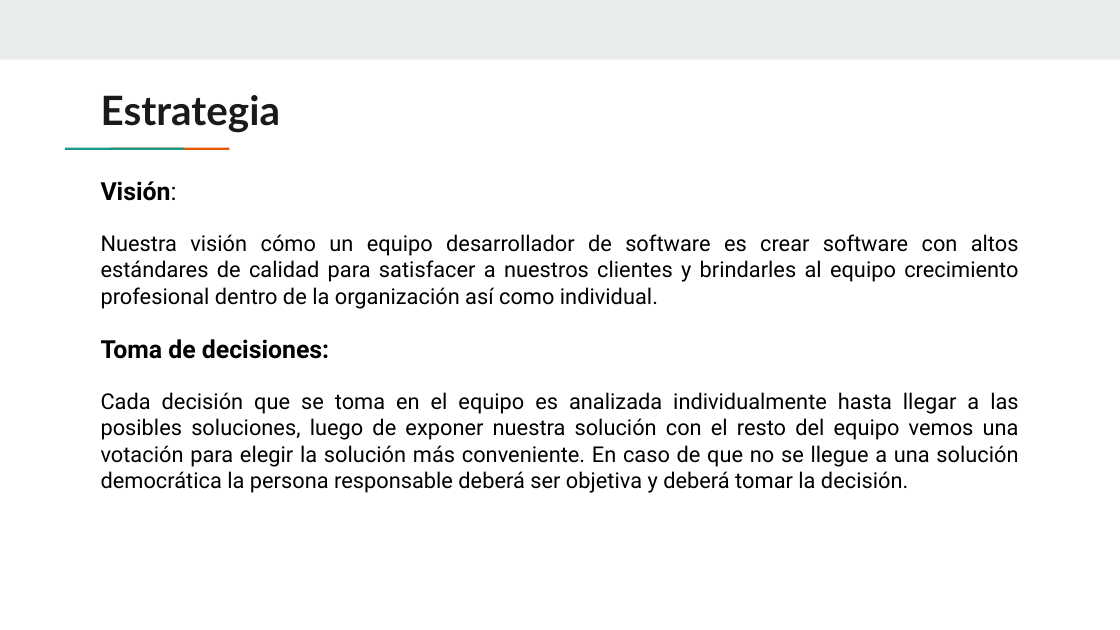
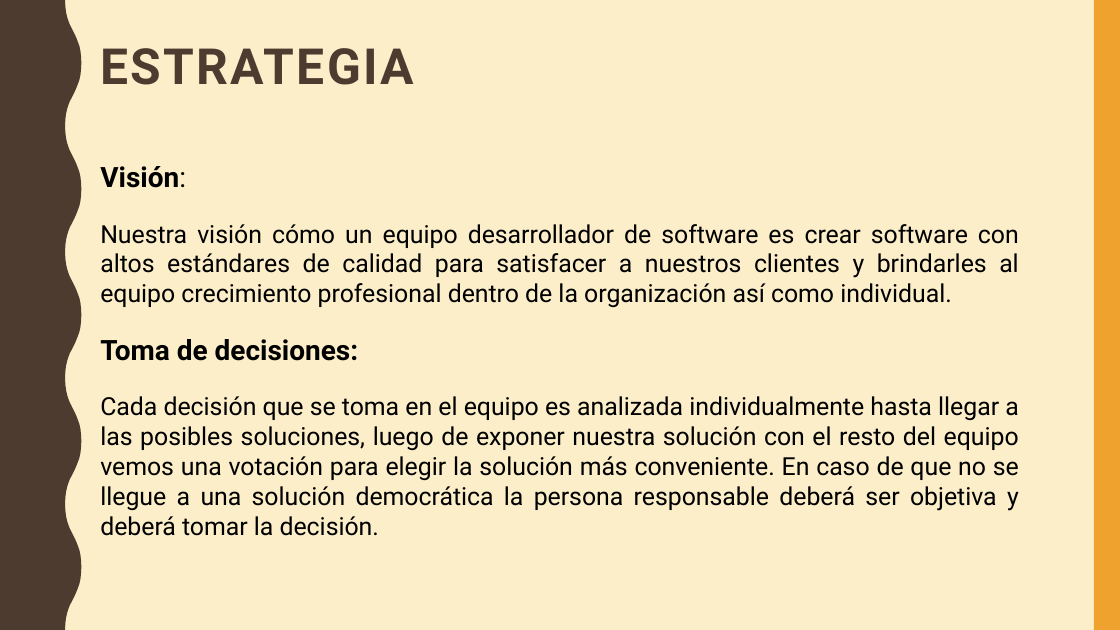
Before and after one commit to lagis/DEUV, a slide deck: slide 2 of Estrategia de equipo de alto desempeño.pptx. Drawn at 1120x630 pixels with LibreOffice and Linux fonts; fonts in the diff are those of the drawing. Boxes give left, top, right and bottom in pixels: in the first picture for what was removed or moved away, otherwise in the second. Text is boxed around its words. In the diff, an @@ line names an element or a change of style, - is before the commit and + after.

Commit message:
Equipo del alto rendimiento

```diff
--- a/Estrategia de equipo de alto desempeño.pptx
+++ b/Estrategia de equipo de alto desempeño.pptx
@@ background #FFFFFF to #FBEEC9 @@
@@ rectangle removed at [0,0,1120,59] @@
@@ freeform shape added at [0,0,82,629], fill #4E3B30 @@
@@ rectangle added at [1094,0,1120,629], fill #F0A22E @@
@@ title at [100,48,414,85]: text changed; size 26 to 32 pt; font Lato to Roboto; text colour #1A1A1A to #4E3B30 @@
-Estrategia
+ESTRATEGIA
@@ text "Visión:": place and size @@
-text "Visión:" at [101,181,1019,493]
+text "Visión:" at [100,166,1019,536]
@@ text "Visión:" at [100,166,1019,536]: size 16 to 18 pt in "Visión:", "Toma de decisiones:"; size 14 to 16 pt @@
@@ rectangle removed at [102,146,148,151] @@
@@ rectangle removed at [147,146,193,151] @@
```
Also in this commit, not shown: 3 other slides changed, 1 slide added, 1 slide removed, 1 other file.
